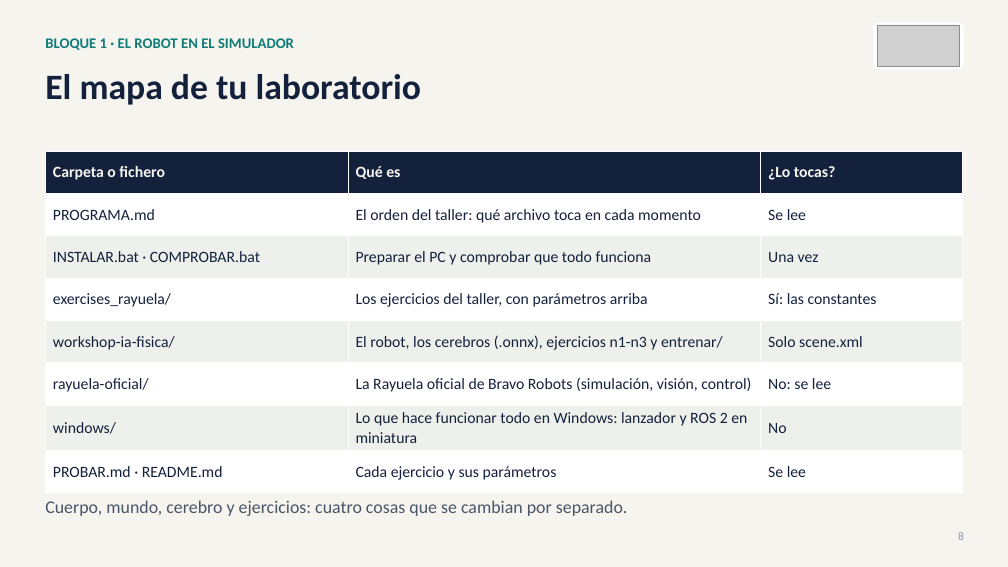
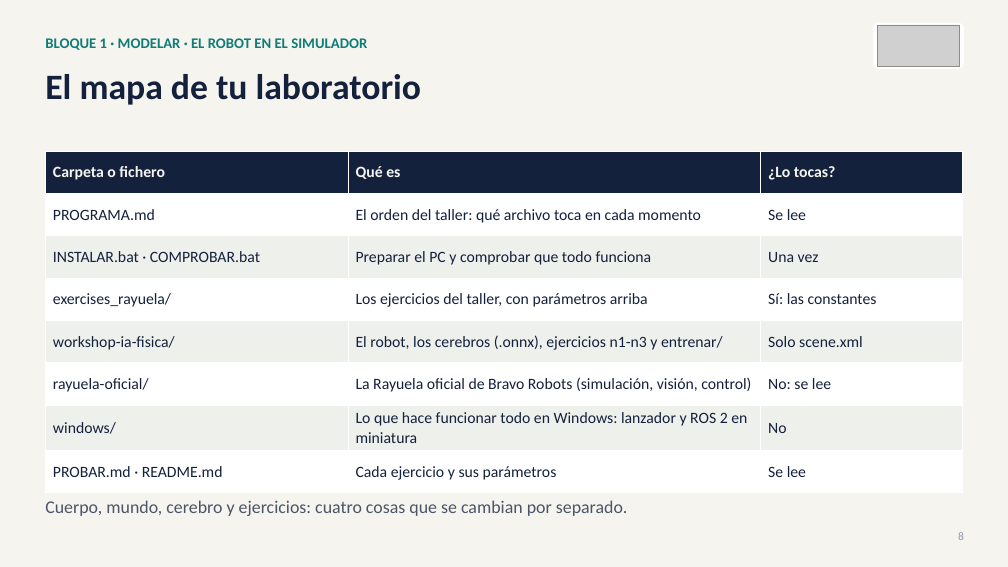
Before and after one commit to david2526IA/taller_microduck_windows, a slide deck: slide 8 of workshop-ia-fisica/presentaciones/Presentacion_03_taller_completo.pptx. Drawn at 1008x567 pixels with LibreOffice and Linux fonts; fonts in the diff are those of the drawing; grey boxes stand for pictures. Boxes give left, top, right and bottom in pixels: in the first picture for what was removed or moved away, otherwise in the second. Text is boxed around its words. In the diff, an @@ line names an element or a change of style, - is before the commit and + after.

Commit message:
Taller en cuatro bloques como el video y la descripcion oficial: Modelar, El entorno y el RL, Entrenar, Desplegar; casos de uso al final

```diff
--- a/workshop-ia-fisica/presentaciones/Presentacion_03_taller_completo.pptx
+++ b/workshop-ia-fisica/presentaciones/Presentacion_03_taller_completo.pptx
@@ text at bbox=[45, 38, 367, 50]: text changed @@
-BLOQUE 1 · EL ROBOT EN EL SIMULADOR
+BLOQUE 1 · MODELAR · EL ROBOT EN EL SIMULADOR
```
Also in this commit, not shown: 40 other slides changed, 3 other files.
